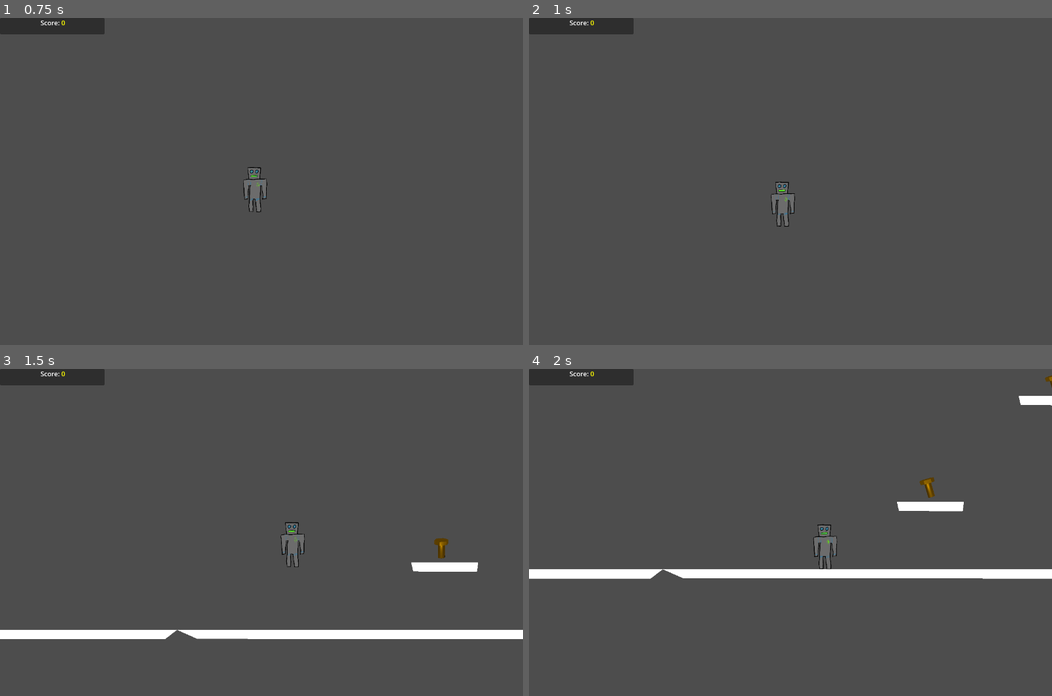
Above: before the commit, frames 1-4 (two rows, left to right).
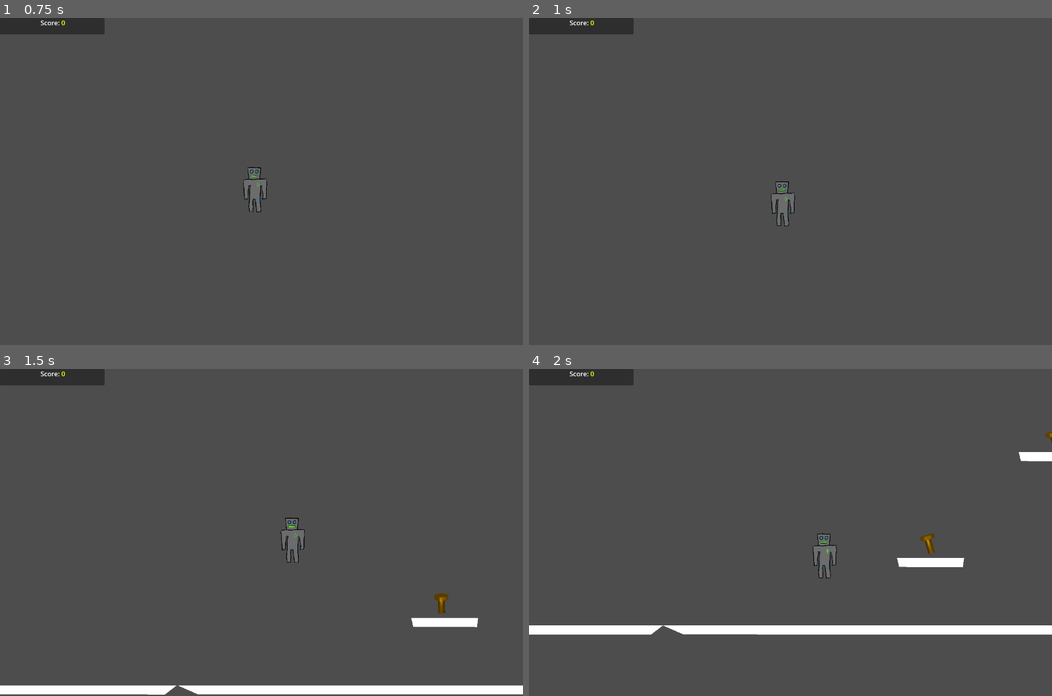
Above: after the commit, the same moments.

Repository: JohnStegmaier/Project-Loop
Game: Godot game, scene res://Scenes/Game Scenes/00_main_menu.tscn
Same seed, same stepped clock (60 frames per second), same inputs: the game is played once before the commit and once after it.
Inputs:
- Up to frame 1 (0.75 s): click "Play" at 0.5 s
- Up to frame 2 (1 s): no input
- Up to frame 3 (1.5 s): hold D (move_right) from 1.28 s (still down); tap Shift (dash) at 1.35 s
- Up to frame 4 (2 s): keep holding D (move_right); tap Space (jump) at 1.52, 1.82 s; tap C (slide, bound only after the commit) at 1.55 s

Frame 1 is identical in both runs. In frame 2, less than 0.1% of the frame differs, in the area x 46-51%, y 50-64%; in frame 3, 6.6%; in frame 4, 7.1%, in the area x 0-100%, y 2-82%.

Commit message:
Added Slide, re-added x velocity cap

Diff:
--- a/Scripts/player.gd
+++ b/Scripts/player.gd
@@ -3,13 +3,25 @@
 @export var Jump_Buffer_Time: float
 @export var Coyote_Time: float
 
+
 const MOVE_SPEED = 155
 const JUMP_FORCE = 700
 const MAX_SPEED = 2000
-const FRICTION_GROUND = 0.5
+const MAX_FALL_SPEED = 700
+
 const DEBUG_OBJECT = false
+const SLIDE_SPEED = 500
+const SLIDE_DURATION = 0.17
+const EXTENDED_COYOTE_TIME = 0.4
+
+var is_sliding: bool = false
+var slide_timer: float = 0.0
+
+
+
 
 var GRAVITY = 30
+var FRICTION_GROUND = 0.5
 var FRICTION_AIR = 0.6
 var FRICTION_AIR_X = FRICTION_AIR
 var GRAVITY_X = GRAVITY
@@ -33,6 +45,12 @@
 var is_hovering: bool = false
 var hover_timer: float = 0.0
 const HOVER_DURATION = 0.1
+
+var coyote_timer_started: bool = false
+var coyote_jump_active: bool = false
+var gravity_disabled: bool = false
+
+
 
 
 func _ready() -> void:
@@ -64,7 +82,6 @@
 			velocity = Vector2(dash_direction * DASH_SPEED, 0)
 			velocity.y = 0  # Optional: cancel vertical movement during dash
 
-
 	# Dash active
 	if is_dashing:
 		dash_timer -= delta
@@ -85,6 +102,22 @@
 	if hover_timer <= 0:
 		is_hovering = false
 
+# Slide input (can only start slide if on floor and not sliding already)
+	if Input.is_action_just_pressed("slide") and is_on_floor() and not is_sliding and not is_dashing and not is_hovering:
+
+		is_sliding = true
+		slide_timer = SLIDE_DURATION
+		velocity.x = sign(direction_vector) * SLIDE_SPEED
+
+	if is_sliding:
+		slide_timer -= delta
+		velocity.x = sign(velocity.x) * SLIDE_SPEED  # Keep constant speed during slide
+		gravity_disabled
+		if slide_timer <= 0:
+			#FRICTION_GROUND = 0.5
+			set_player_velocity_with_ground_friction()
+			is_sliding = false
+
 
 	if is_on_floor():
 		set_player_velocity_with_ground_friction()
@@ -96,7 +129,11 @@
 			jump()
 	if not is_on_floor():
 		if jump_available == true:
-			get_tree().create_timer(Coyote_Time).timeout.connect(_on_coyote_timer_timeout)
+			var grace_time = Coyote_Time
+			if is_sliding:
+				grace_time = EXTENDED_COYOTE_TIME
+			get_tree().create_timer(grace_time).timeout.connect(_on_coyote_timer_timeout)
+			velocity.y = 0
 		if(direction_vector == direction_vector_buffer):
 			set_player_velocity_with_ground_friction()
 		else:
@@ -108,7 +145,11 @@
 		dash_cooldown_timer -= delta
 
 	if Input.is_action_just_pressed("jump"):
-		if jump_available:
+		if is_sliding:
+			is_sliding = false
+			jump_available = false
+			jump()
+		elif jump_available:
 			jump_available = false
 			jump()
 		else:
@@ -123,8 +164,8 @@
 	velocity.y += GRAVITY
 
 func clamp_player_velocity() -> void:
-	velocity.y = clamp(velocity.y, -MAX_SPEED, MAX_SPEED)
-	#velocity.x = clamp(velocity.x, -MAX_SPEED, MAX_SPEED)
+	velocity.y = clamp(velocity.y, -MAX_SPEED, MAX_FALL_SPEED)
+	velocity.x = clamp(velocity.x, -MAX_SPEED, MAX_SPEED)
 
 func set_player_velocity_with_ground_friction() -> void:
 	velocity.x *= FRICTION_GROUND
@@ -142,10 +183,16 @@
 		Logger.log_debug("Velocity x: %s y: %s" % [velocity.x, velocity.y])
 
 func jump() -> void:
-	velocity.y = -JUMP_FORCE
+	var actual_jump_force = JUMP_FORCE
+	if is_sliding:
+		actual_jump_force *= 1.8
+		velocity.y = -actual_jump_force
+	else:
+		velocity.y = -JUMP_FORCE
 
 func _on_coyote_timer_timeout() -> void:
 	jump_available = false
+	velocity.y += GRAVITY
 
 func on_jump_buffer_timeout() -> void:
 	Logger.log_debug("Jump buffer has timed out")
--- a/project.godot
+++ b/project.godot
@@ -61,6 +61,12 @@
 , Object(InputEventKey,"resource_local_to_scene":false,"resource_name":"","device":-1,"window_id":0,"alt_pressed":false …(186 unchanged characters)…
 ]
 }
+slide={
+"deadzone": 0.2,
+"events": [Object(InputEventJoypadButton,"resource_local_to_scene":false,"resource_name":"","device":-1,"button_index":1,"pressure":0.0,"pressed":true,"script":null)
+, Object(InputEventKey,"resource_local_to_scene":false,"resource_name":"","device":-1,"window_id":0,"alt_pressed":false,"shift_pressed":false,"ctrl_pressed":false,"meta_pressed":false,"pressed":false,"keycode":0,"physical_keycode":67,"key_label":0,"unicode":99,"location":0,"echo":false,"script":null)
+]
+}
 
 [rendering]
 
